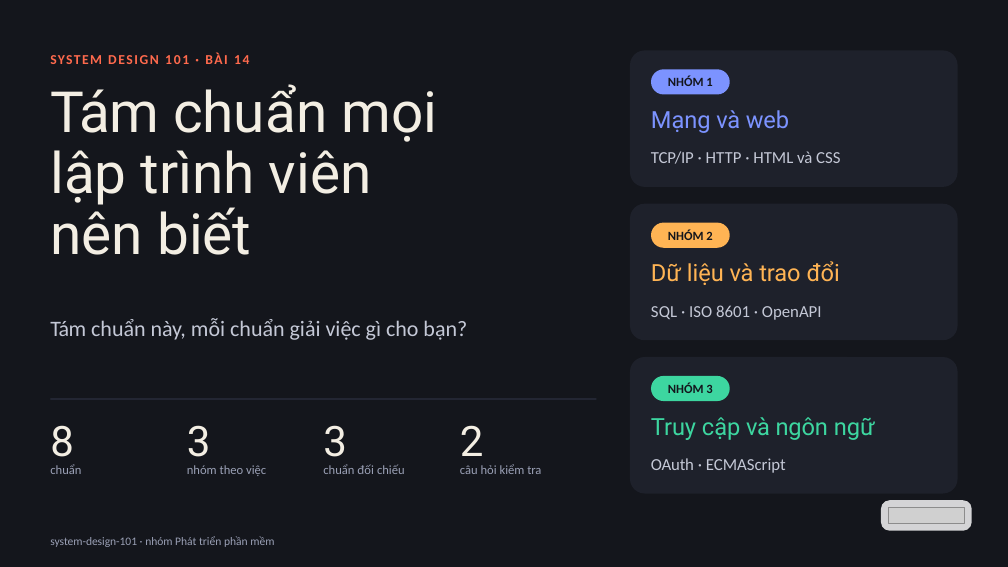
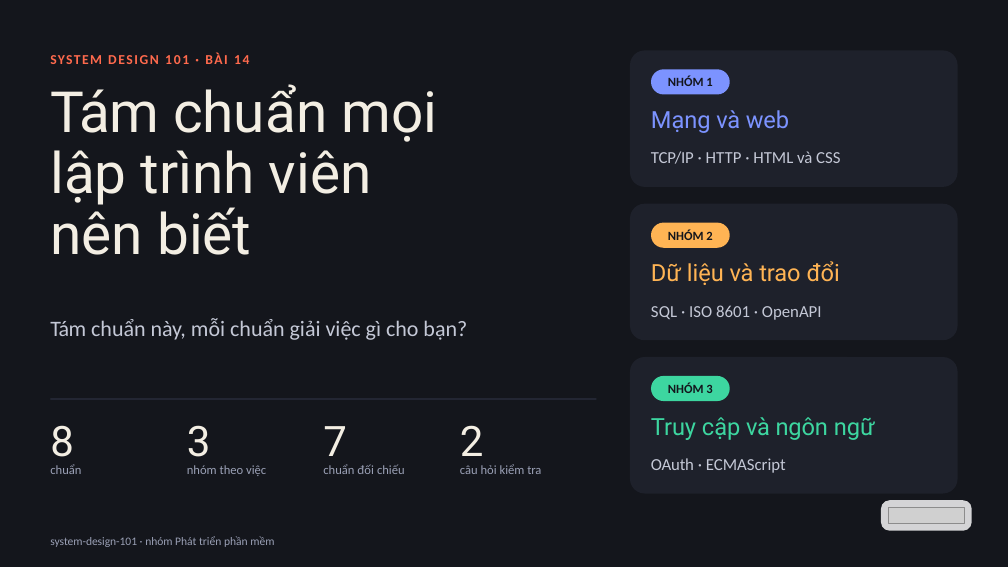
Before and after one commit to vohoailinh90/tool-marketing-studio, a slide deck: slide 1 of system-design-101/vi/lessons/sd-10-014/slides/sd-10-014.pptx. Drawn at 1008x567 pixels with LibreOffice and Linux fonts; fonts in the diff are those of the drawing; grey boxes stand for pictures. Boxes give left, top, right and bottom in pixels: in the first picture for what was removed or moved away, otherwise in the second. Text is boxed around its words. In the diff, an @@ line names an element or a change of style, - is before the commit and + after.

```diff
--- a/system-design-101/vi/lessons/sd-10-014/slides/sd-10-014.pptx
+++ b/system-design-101/vi/lessons/sd-10-014/slides/sd-10-014.pptx
@@ text at (x1=323, y1=426, x2=347, y2=467): text changed @@
-3
+7
```
Also in this commit, not shown: 7 other slides changed, 4 other files.
